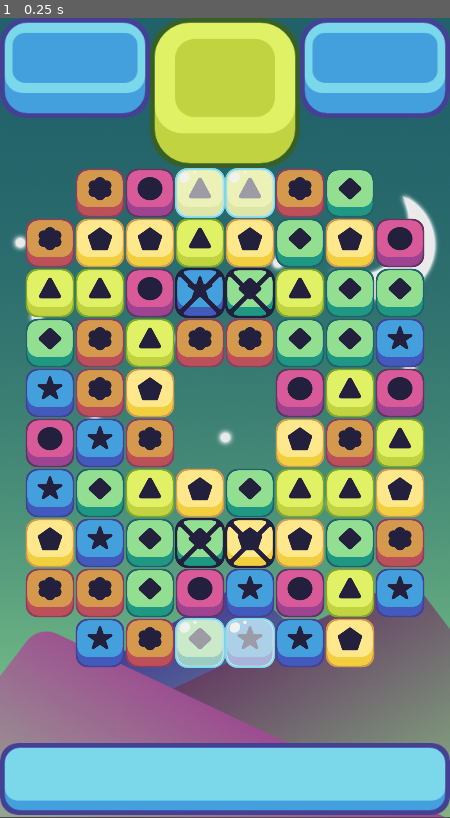
Above: before the commit, frame 1.
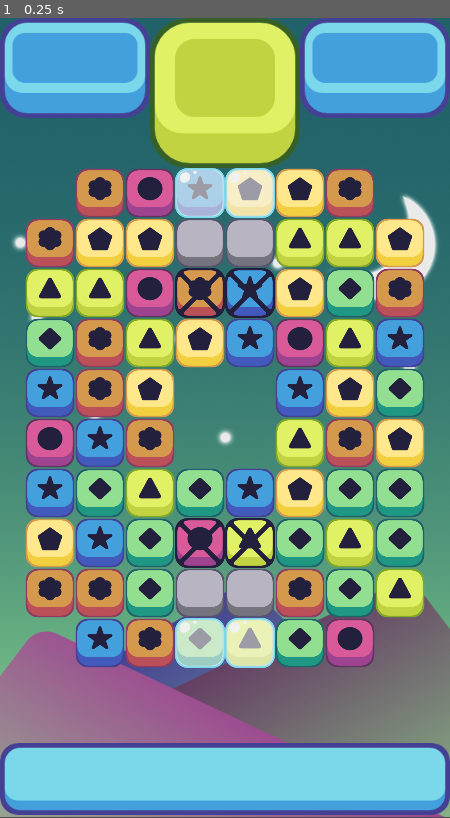
Above: after the commit, the same moment.

Repository: jamdominguez/Candy_Crush
Game: Godot game, scene res://scenes/game_window.tscn
The game is run twice, just before and just after one commit, with the same random seed, the same clock (stepped at 60 frames per second) and the same inputs.
Inputs:
- Up to frame 1 (0.25 s): no input

The runs differ from the first frame. In frame 1, 21% of the frame differs, in the area x 38-95%, y 18-82%.

Commit message:
- concrete piece added

Diff:
--- /dev/null
+++ b/scenes/concrete.tscn
@@ -0,0 +1,9 @@
+[gd_scene load_steps=3 format=2]
+
+[ext_resource path="res://scenes/ice.tscn" type="PackedScene" id=1]
+[ext_resource path="res://Match 3 Assets/Obstacles/Concrete.png" type="Texture" id=2]
+
+[node name="concrete" instance=ExtResource( 1 )]
+
+[node name="Sprite" parent="." index="0"]
+texture = ExtResource( 2 )
--- a/scenes/game_window.tscn
+++ b/scenes/game_window.tscn
@@ -6,6 +6,7 @@
 [ext_resource path="res://scripts/grid.gd" type="Script" id=4]
 [ext_resource path="res://scripts/ice_holder.gd" type="Script" id=5]
 [ext_resource path="res://scripts/lock_holder.gd" type="Script" id=6]
+[ext_resource path="res://scripts/concrete_holder.gd" type="Script" id=7]
 
 [node name="game_window" type="Node2D"]
 
@@ -35,6 +36,9 @@
 [node name="lock_holder" type="Node2D" parent="."]
 script = ExtResource( 6 )
 
+[node name="concrete_holder" type="Node2D" parent="."]
+script = ExtResource( 7 )
+
 [node name="destroy_timer" type="Timer" parent="."]
 wait_time = 0.5
 one_shot = true
@@ -47,8 +51,10 @@
 wait_time = 0.5
 one_shot = true
 
+[connection signal="damage_concrete" from="grid" to="concrete_holder" method="_on_grid_damage_concrete"]
 [connection signal="damage_ice" from="grid" to="ice_holder" method="_on_grid_damage_ice"]
 [connection signal="damage_lock" from="grid" to="lock_holder" method="_on_grid_damage_lock"]
+[connection signal="make_concrete" from="grid" to="concrete_holder" method="_on_grid_make_concrete"]
 [connection signal="make_ice" from="grid" to="ice_holder" method="_on_grid_make_ice"]
 [connection signal="make_lock" from="grid" to="lock_holder" method="_on_grid_make_lock"]
 [connection signal="remove_lock" from="lock_holder" to="grid" method="_on_lock_holder_remove_lock"]
--- /dev/null
+++ b/scripts/concrete_holder.gd
@@ -0,0 +1,46 @@
+extends Node2D
+
+signal remove_concrete
+
+# Called when the node enters the scene tree for the first time.
+var concrete_pieces = []
+var width = 8
+var height = 10
+var concrete = preload("res://scenes/concrete.tscn")
+
+# Called when the node enters the scene tree for the first time.
+func _ready():
+	print("_ready - ice_holder lock_pieces.size["+String(concrete_pieces.size())+"]")
+
+# Returns a matrix
+func make_2d_array():
+	var array = []
+	for i in width:
+		array.append([])
+		for j in height:
+			array[i].append(null)
+	return array
+
+################################################################################################
+################################################################################################
+################################################################################################
+# SIGNAL: function for make_lock signal
+func _on_grid_make_concrete(board_position):
+	print("_on_grid_make_lock["+String(board_position)+"]")
+	if concrete_pieces.size() == 0:
+		concrete_pieces = make_2d_array()
+	var current = concrete.instance()
+	add_child(current)
+	current.position = Vector2(board_position.x * 64 + 64 , -board_position.y * 64 + 800)
+	concrete_pieces[board_position.x][board_position.y] = current
+
+# SIGNAL: function for damage_lock signal
+func _on_grid_damage_concrete(board_position):
+	print("_on_grid_damage_lock["+String(board_position)+"]")
+	var current_concrete_piece = concrete_pieces[board_position.x][board_position.y]
+	if current_concrete_piece != null:
+		current_concrete_piece.take_damage(1)
+		if current_concrete_piece.health <= 0:
+			current_concrete_piece.queue_free()
+			concrete_pieces[board_position.x][board_position.y] = null
+			emit_signal("remove_concrete", board_position)
--- a/scripts/grid.gd
+++ b/scripts/grid.gd
@@ -16,12 +16,16 @@
 var empty_spaces = PoolVector2Array([Vector2(0,0),Vector2(7,0),Vector2(0,9),Vector2(7,9),Vector2(3,4),Vector2(4,4),Vector2(3,5),Vector2(4,5)])
 var ice_spaces = PoolVector2Array([Vector2(3,0),Vector2(4,0),Vector2(3,9),Vector2(4,9)])
 var lock_spaces = PoolVector2Array([Vector2(3,2),Vector2(4,2),Vector2(3,7),Vector2(4,7)])
+var concrete_spaces = PoolVector2Array([Vector2(3,1),Vector2(4,1),Vector2(3,8),Vector2(4,8)])
 
 # Obstacle Signals
 signal damage_ice
 signal make_ice
 signal make_lock
 signal damage_lock
+signal make_concrete
+signal damage_concrete
+
 
 # The piece array
 var possible_pieces = [
@@ -55,11 +59,14 @@
 	spawn_piece()
 	spawn_ice()
 	spawn_lock()
+	spawn_concrete()
 
 # Check if the place is a available place to move a piece
-func restricted_movement(place):
+func restricted_fill(place):
 	# Check the empty peices
 	if is_in_array(empty_spaces, place):
+		return true
+	if is_in_array(concrete_spaces, place):
 		return true
 	return false
 
@@ -105,6 +112,10 @@
 func spawn_lock():
 	for i in lock_spaces.size():
 		emit_signal("make_lock", lock_spaces[i])
+
+func spawn_concrete():
+	for i in concrete_spaces.size():
+		emit_signal("make_concrete", concrete_spaces[i])
 
 # Returns true is find at less 3 pieces with same color
 func match_at(column, row, color):
@@ -255,7 +266,7 @@
 func collapse_columns():
 	for i in width:
 		for j in height:
-			if all_pieces[i][j] == null and !restricted_movement(Vector2(i,j)):
+			if all_pieces[i][j] == null and !restricted_fill(Vector2(i,j)):
 				for k in range(j + 1, height):
 					if all_pieces[i][k] != null:
 						all_pieces[i][k].move(grid_to_pixel(i,j))
@@ -274,7 +285,7 @@
 
 # FIXME[This method is mine. Set a random piece into the grid]
 func set_random_piece_on_grid(i,j):
-	if !restricted_movement(Vector2(i,j)):
+	if !restricted_fill(Vector2(i,j)):
 		# choose a random number and store it
 		var rand = randi() % possible_pieces.size()
 		# Instance that piece from the array
Not shown: 1 places in scenes/game_window.tscn that only renumber resources
